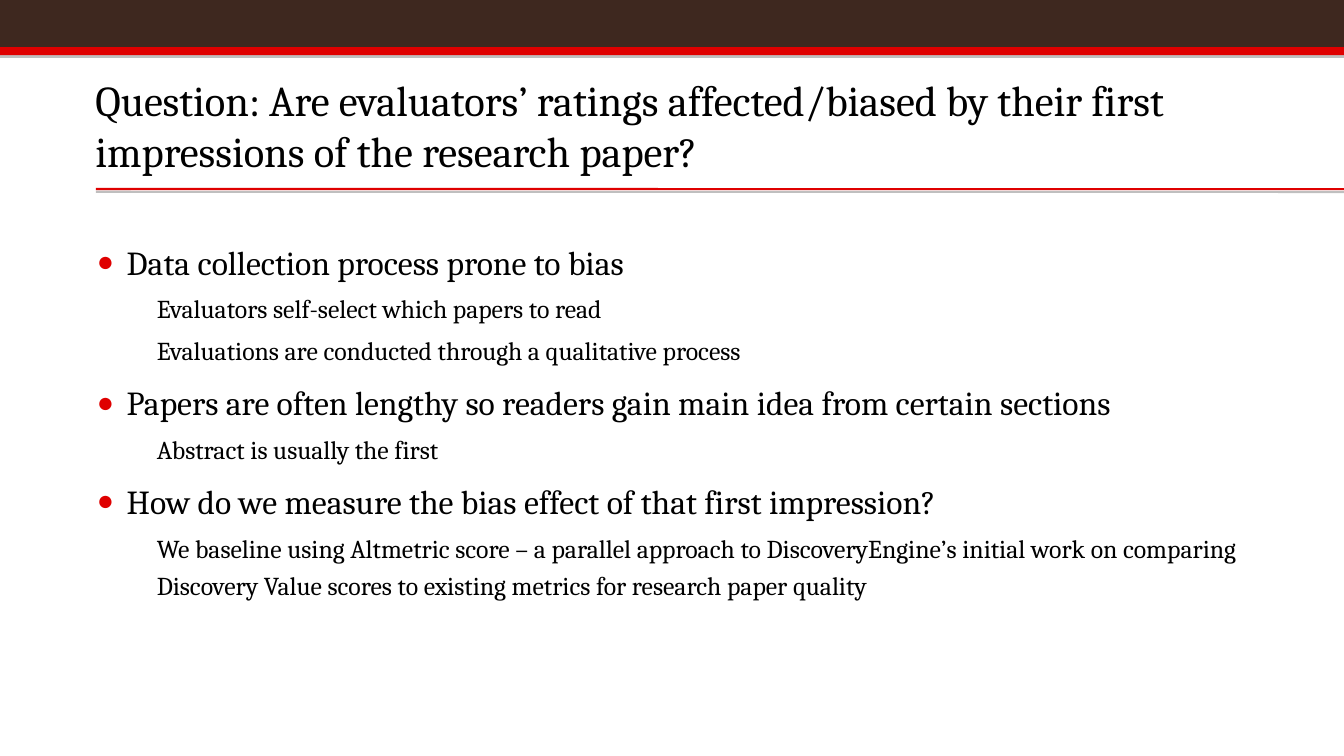
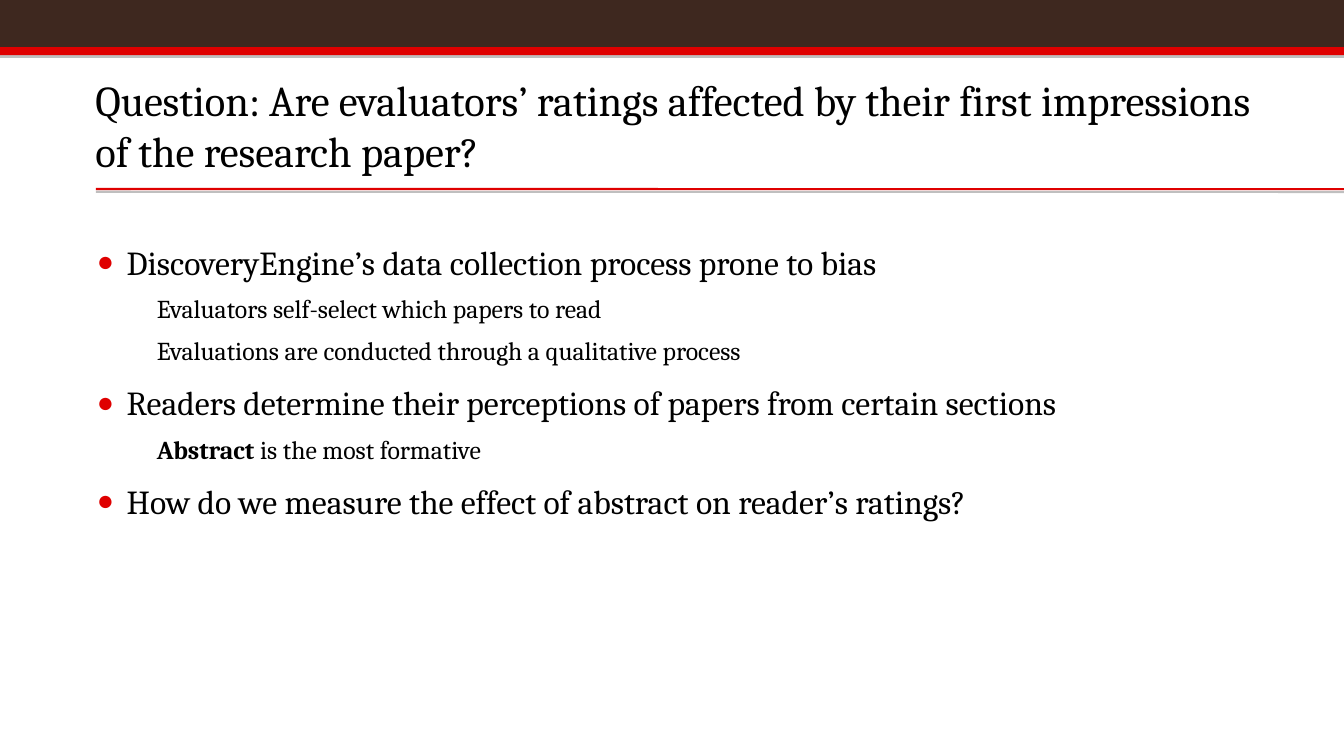
Before and after one commit to vaibhavram/browndatathon, a slide deck: slide 2 of brownDatathonPres.pptx. Drawn at 1344x756 pixels with LibreOffice and Linux fonts; fonts in the diff are those of the drawing; background and template pictures are left out. Boxes give left, top, right and bottom in pixels: in the first picture for what was removed or moved away, otherwise in the second. Text is boxed around its words. In the diff, an @@ line names an element or a change of style, - is before the commit and + after.

```diff
--- a/brownDatathonPres.pptx
+++ b/brownDatathonPres.pptx
@@ title at (95,86,1250,176): text changed @@
-Question: Are evaluators’ ratings affected/biased by their first impressions of the research paper?
+Question: Are evaluators’ ratings affected by their first impressions of the research paper?
@@ text at (127,251,877,283): text changed @@
-● Data collection process prone to bias
+● DiscoveryEngine’s data collection process prone to bias
@@ text at (127,391,1056,522): text changed; size 18.4 to 24 pt @@
-● Papers are often lengthy so readers gain main idea from certain sections
-  ● Abstract is usually the first
-● How do we measure the bias effect of that first impression?
-  ● We baseline using Altmetric score – a parallel approach to DiscoveryEngine’s initial work on comparing Discovery Value scores to existing metrics for research paper quality
+● Readers determine their perceptions of papers from certain sections
+  ● Abstract is the most formative
+● How do we measure the effect of abstract on reader’s ratings?
```
Also in this commit, not shown: 2 other slides changed, 1 slide added, 1 slide removed, 7 other files.
